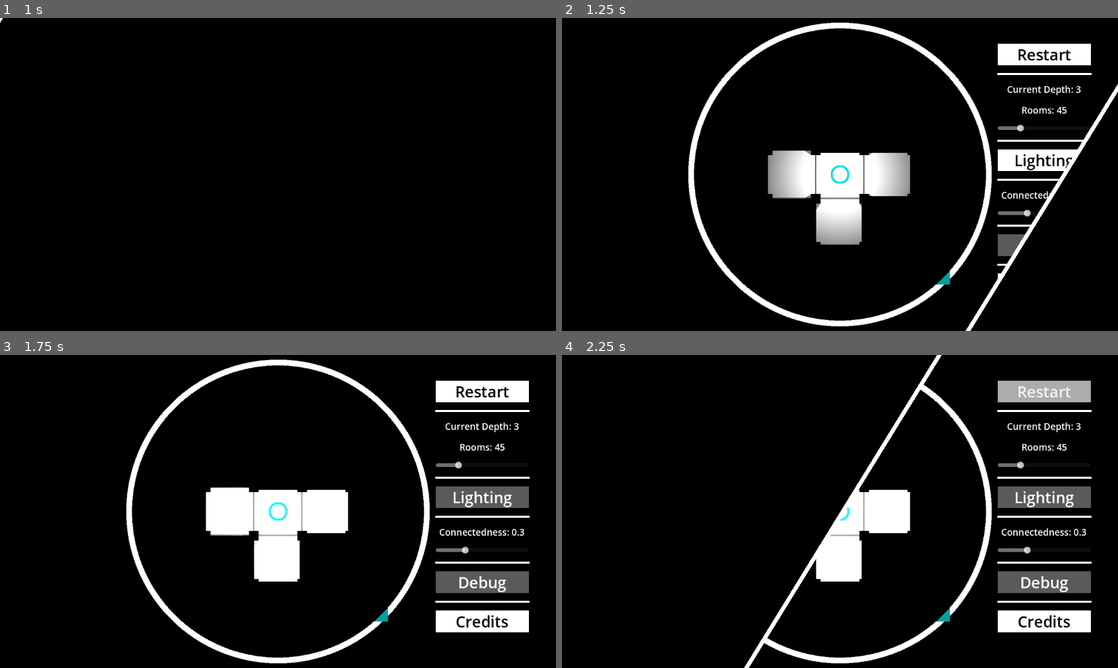
Above: before the commit, frames 1-4 (two rows, left to right).
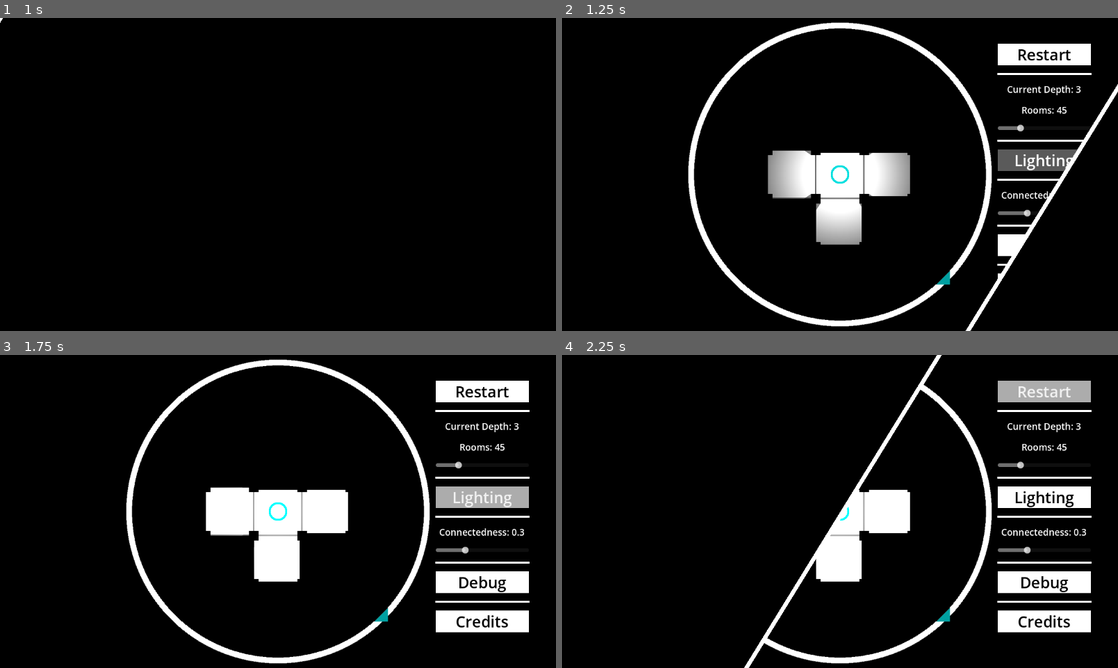
Above: after the commit, the same moments.

Repository: entityJY/hyperedi
Game: Godot game, scene res://ui/start_game.tscn
Two runs of this game, one before a commit and one after it. Both use one fixed random seed, a clock stepped at 60 frames per second and the inputs below. Sound files missing from this copy of the repository are replaced by a short silence.
Inputs (mouse positions are in pixels of both pictures, inside the frame that each line leads up to):
- Up to frame 1 (1 s): click (278, 174) at 0.5 s
- Up to frame 2 (1.25 s): no input
- Up to frame 3 (1.75 s): click "Lighting" at 1.25 s
- Up to frame 4 (2.25 s): click "Restart" at 2 s

Frame 1 is identical in both runs. In frame 2, 1.2% of the frame differs, in the area x 78-93%, y 42-77%; in frame 3, 2.2%; in frame 4, 2.3%, in the area x 78-96%, y 42-77%.

Commit message:
feat: fix being unable to scroll on debug text

Diff:
--- a/hyperplane_dungeon/dungeon.gd
+++ b/hyperplane_dungeon/dungeon.gd
@@ -3,11 +3,11 @@
 
 @export var tile_resource: PackedScene
 @export var player: Player
-@export var debug_label: RichTextLabel
 @export var compass: Compass
 @export var game_complete_text: RichTextLabel
 @export var tile_container: Node2D
 @export var canvas_modulate: CanvasModulate
+@export var ui: UI
 
 var loaded_tiles: Dictionary[Vector2i, Tile]
 
@@ -16,7 +16,6 @@
 # Called when the node enters the scene tree for the first time.
 func _ready() -> void:
 	initialize_level()
-	debug_label.visible = SceneTransition.debug
 	_on_hyper_plan_renderer_lighting_changed(SceneTransition.lighting_enabled)
 
 func _physics_process(delta: float) -> void:
@@ -49,15 +48,15 @@
 	compass.current_tile = tile
 	player.current_tile = tile
 
-	debug_label.text = "Current tile: " + tile.hyperplane_node.get_coordinates_nice() + "\n\n+-+-+-+-+\n\n"
-	debug_label.text += "Reachable Neighbors:\n" + tile.hyperplane_node.get_reachable_neighbors_nice() + "\n+-+-+-+-+\n\nReachable Neighbors:\n---------\n"
+	ui.set_debug_text("Current tile: " + tile.hyperplane_node.get_coordinates_nice() + "\n\n+-+-+-+-+\n\n")
+	ui.append_debug_text("Reachable Neighbors:\n" + tile.hyperplane_node.get_reachable_neighbors_nice() + "\n+-+-+-+-+\n\nReachable Neighbors:\n---------\n")
 
 	var tile_rotation = tile.rotation
 	for index in tile.hyperplane_node.reachable_neighbors.keys():
 		var node = tile.hyperplane_node.reachable_neighbors[index]
 
-		debug_label.text += node.get_coordinates_nice() + "\n"
-		debug_label.text += node.get_reachable_neighbors_nice() + "---------\n"
+		ui.append_debug_text(node.get_coordinates_nice() + "\n")
+		ui.append_debug_text(node.get_reachable_neighbors_nice() + "---------\n")
 
 		var from_index = node.reachable_neighbors.find_key(tile.hyperplane_node)
 		var neighbor_tile = node.tile
--- a/hyperplane_dungeon/dungeon.tscn
+++ b/hyperplane_dungeon/dungeon.tscn
@@ -34,9 +34,6 @@
 [sub_resource type="CanvasItemMaterial" id="CanvasItemMaterial_gsw4x"]
 light_mode = 1
 
-[sub_resource type="CanvasItemMaterial" id="CanvasItemMaterial_f53te"]
-light_mode = 1
-
 [sub_resource type="Gradient" id="Gradient_pa1cj"]
 interpolation_mode = 1
 offsets = PackedFloat32Array(0, 0.37650603)
@@ -49,15 +46,15 @@
 fill = 1
 fill_from = Vector2(0.5, 0.5)
 
-[node name="Dungeon" type="Node2D" unique_id=2012150868 node_paths=PackedStringArray("player", "debug_label", "compass", "game_complete_text", "tile_container", "canvas_modulate")]
+[node name="Dungeon" type="Node2D" unique_id=2012150868 node_paths=PackedStringArray("player", "compass", "game_complete_text", "tile_container", "canvas_modulate", "ui")]
 script = ExtResource("1_2aay1")
 tile_resource = ExtResource("2_wr07t")
 player = NodePath("Player")
-debug_label = NodePath("DebugLabel")
 compass = NodePath("Compass")
 game_complete_text = NodePath("CanvasLayer/GameComplete")
 tile_container = NodePath("TileContainer")
 canvas_modulate = NodePath("CanvasModulate")
+ui = NodePath("ui")
 
 [node name="Camera2D" type="Camera2D" parent="." unique_id=1442836835]
 
@@ -82,18 +79,7 @@
 color = Color(0, 0.6310074, 0.6318191, 1)
 polygon = PackedVector2Array(0, 20, 0, -20, 20, 0)
 
-[node name="DebugLabel" type="RichTextLabel" parent="." unique_id=2061166878]
-visible = false
-modulate = Color(0.2251136, 0.43772528, 1, 1)
-z_index = 1
-material = SubResource("CanvasItemMaterial_f53te")
-custom_maximum_size = Vector2(300, 900)
-offset_left = -557.0
-offset_top = -304.0
-offset_right = -330.0
-offset_bottom = 296.0
-
-[node name="HyperPlanRenderer" parent="." unique_id=1106087896 instance=ExtResource("5_pa1cj")]
+[node name="ui" parent="." unique_id=1106087896 instance=ExtResource("5_pa1cj")]
 
 [node name="TileContainer" type="Node2D" parent="." unique_id=836584410]
 
@@ -124,5 +110,5 @@
 theme_override_font_sizes/normal_font_size = 64
 text = "Game Complete!"
 
-[connection signal="lighting_changed" from="HyperPlanRenderer" to="." method="_on_hyper_plan_renderer_lighting_changed"]
-[connection signal="restart_button_pressed" from="HyperPlanRenderer" to="." method="_on_hyper_plan_renderer_restart_button_pressed"]
+[connection signal="lighting_changed" from="ui" to="." method="_on_hyper_plan_renderer_lighting_changed"]
+[connection signal="restart_button_pressed" from="ui" to="." method="_on_hyper_plan_renderer_restart_button_pressed"]
--- a/ui/ui.gd
+++ b/ui/ui.gd
@@ -1,4 +1,5 @@
 extends CanvasLayer
+class_name UI
 
 @export var credits: RichTextLabel
 @export var depth_label: Label
@@ -8,6 +9,7 @@
 @export var connectedness_label: Label
 @export var connectedness_slider: HSlider
 @export var lighting_button: Button
+@export var debug_label: RichTextLabel
 
 var credits_toggled: bool = false
 signal restart_button_pressed()
@@ -23,6 +25,7 @@
 	update_connectedness()
 	debug_button.set_pressed_no_signal(SceneTransition.debug)
 	lighting_button.set_pressed_no_signal(SceneTransition.lighting_enabled)
+	debug_label.visible = SceneTransition.debug
 
 
 # Called every frame. 'delta' is the elapsed time since the previous frame.
@@ -73,5 +76,11 @@
 
 
 func _on_debug_2_toggled(toggled_on: bool) -> void:
-	SceneTransition.lighting_enabled = !toggled_on
-	lighting_changed.emit(!toggled_on)
+	SceneTransition.lighting_enabled = toggled_on
+	lighting_changed.emit(toggled_on)
+
+func set_debug_text(text: String) -> void:
+	debug_label.text = text
+
+func append_debug_text(text: String) -> void:
+	debug_label.text += text
--- a/ui/ui.tscn
+++ b/ui/ui.tscn
@@ -3,6 +3,9 @@
 [ext_resource type="Script" uid="uid://bh281ev2jv00f" path="res://ui/ui.gd" id="1_t1rqr"]
 
 [sub_resource type="StyleBoxEmpty" id="StyleBoxEmpty_pa1cj"]
+
+[sub_resource type="CanvasItemMaterial" id="CanvasItemMaterial_f53te"]
+light_mode = 1
 
 [sub_resource type="StyleBoxEmpty" id="StyleBoxEmpty_41hah"]
 
@@ -26,7 +29,7 @@
 border_width_right = 5
 border_width_bottom = 5
 
-[node name="UI" type="CanvasLayer" unique_id=1106087896 node_paths=PackedStringArray("credits", "depth_label", "depth_slider", "debug_button", "num_rooms_label", "connectedness_label", "connectedness_slider", "lighting_button")]
+[node name="UI" type="CanvasLayer" unique_id=1106087896 node_paths=PackedStringArray("credits", "depth_label", "depth_slider", "debug_button", "num_rooms_label", "connectedness_label", "connectedness_slider", "lighting_button", "debug_label")]
 script = ExtResource("1_t1rqr")
 credits = NodePath("RichTextLabel")
 depth_label = NodePath("PanelContainer/MarginContainer/HBoxContainer/MarginContainer2/VBoxContainer2/DepthLabel")
@@ -35,7 +38,8 @@
 num_rooms_label = NodePath("PanelContainer/MarginContainer/HBoxContainer/MarginContainer2/VBoxContainer2/NumRoomsLabel")
 connectedness_label = NodePath("PanelContainer/MarginContainer/HBoxContainer/MarginContainer2/VBoxContainer2/ConnectednessLabel")
 connectedness_slider = NodePath("PanelContainer/MarginContainer/HBoxContainer/MarginContainer2/VBoxContainer2/ConnectednessSlider")
-lighting_button = NodePath("PanelContainer/MarginContainer/HBoxContainer/MarginContainer2/VBoxContainer2/Debug")
+lighting_button = NodePath("PanelContainer/MarginContainer/HBoxContainer/MarginContainer2/VBoxContainer2/Lighting")
+debug_label = NodePath("PanelContainer/MarginContainer/HBoxContainer/MarginContainer/DebugLabel")
 
 [node name="PanelContainer" type="PanelContainer" parent="." unique_id=1021052557]
 anchors_preset = 15
@@ -63,9 +67,15 @@
 theme_override_constants/margin_right = 8
 theme_override_constants/margin_bottom = 8
 
-[node name="VBoxContainer" type="VBoxContainer" parent="PanelContainer/MarginContainer/HBoxContainer/MarginContainer" unique_id=160347963]
-layout_mode = 2
-size_flags_horizontal = 3
+[node name="DebugLabel" type="RichTextLabel" parent="PanelContainer/MarginContainer/HBoxContainer/MarginContainer" unique_id=1420498444]
+visible = false
+modulate = Color(0.2251136, 0.43772528, 1, 1)
+z_index = 1
+material = SubResource("CanvasItemMaterial_f53te")
+custom_maximum_size = Vector2(300, 900)
+layout_mode = 2
+text = "ejafl;kejka;ljfsefasdf
+"
 
 [node name="TextureRect" type="VSeparator" parent="PanelContainer/MarginContainer/HBoxContainer" unique_id=789823734]
 custom_minimum_size = Vector2(558, 0)
@@ -124,7 +134,7 @@
 theme_override_constants/separation = 4
 theme_override_styles/separator = SubResource("StyleBoxLine_ks8t7")
 
-[node name="Debug2" type="Button" parent="PanelContainer/MarginContainer/HBoxContainer/MarginContainer2/VBoxContainer2" unique_id=844257695]
+[node name="Lighting" type="Button" parent="PanelContainer/MarginContainer/HBoxContainer/MarginContainer2/VBoxContainer2" unique_id=844257695]
 layout_mode = 2
 theme_override_colors/font_color = Color(0, 0, 0, 1)
 theme_override_font_sizes/font_size = 32
@@ -209,7 +219,7 @@
 
 [connection signal="button_down" from="PanelContainer/MarginContainer/HBoxContainer/MarginContainer2/VBoxContainer2/Restart" to="." method="_on_button_button_down"]
 [connection signal="value_changed" from="PanelContainer/MarginContainer/HBoxContainer/MarginContainer2/VBoxContainer2/DepthSlider" to="." method="_on_h_slider_value_changed"]
-[connection signal="toggled" from="PanelContainer/MarginContainer/HBoxContainer/MarginContainer2/VBoxContainer2/Debug2" to="." method="_on_debug_2_toggled"]
+[connection signal="toggled" from="PanelContainer/MarginContainer/HBoxContainer/MarginContainer2/VBoxContainer2/Lighting" to="." method="_on_debug_2_toggled"]
 [connection signal="value_changed" from="PanelContainer/MarginContainer/HBoxContainer/MarginContainer2/VBoxContainer2/ConnectednessSlider" to="." method="_on_connectedness_slider_value_changed"]
 [connection signal="toggled" from="PanelContainer/MarginContainer/HBoxContainer/MarginContainer2/VBoxContainer2/Debug" to="." method="_on_debug_toggled"]
 [connection signal="button_down" from="PanelContainer/MarginContainer/HBoxContainer/MarginContainer2/VBoxContainer2/Credits" to="." method="_on_credits_button_down"]
